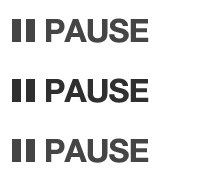
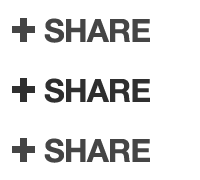
Layers edited between the first and the second 200x180 image:
added group "Share" with 7 layers above "Pause" over [12, 18, 150, 163]
added layer "Layer 5 copy 2" in group "Share" over [12, 138, 35, 162]
added layer "SHARE" (1st of 3, in "Share") in group "Share" over [44, 138, 150, 163]
added layer "Layer 5 copy" in group "Share" over [12, 78, 35, 102]
added layer "SHARE" (2nd of 3, in "Share") in group "Share" over [44, 78, 150, 103]
added layer "Layer 6 copy" in group "Share" over [12, 18, 35, 42]
added layer "SHARE" (3rd of 3, in "Share") in group "Share" over [44, 18, 150, 43]
hid group "Pause" (7 layers) over [12, 18, 149, 163]
